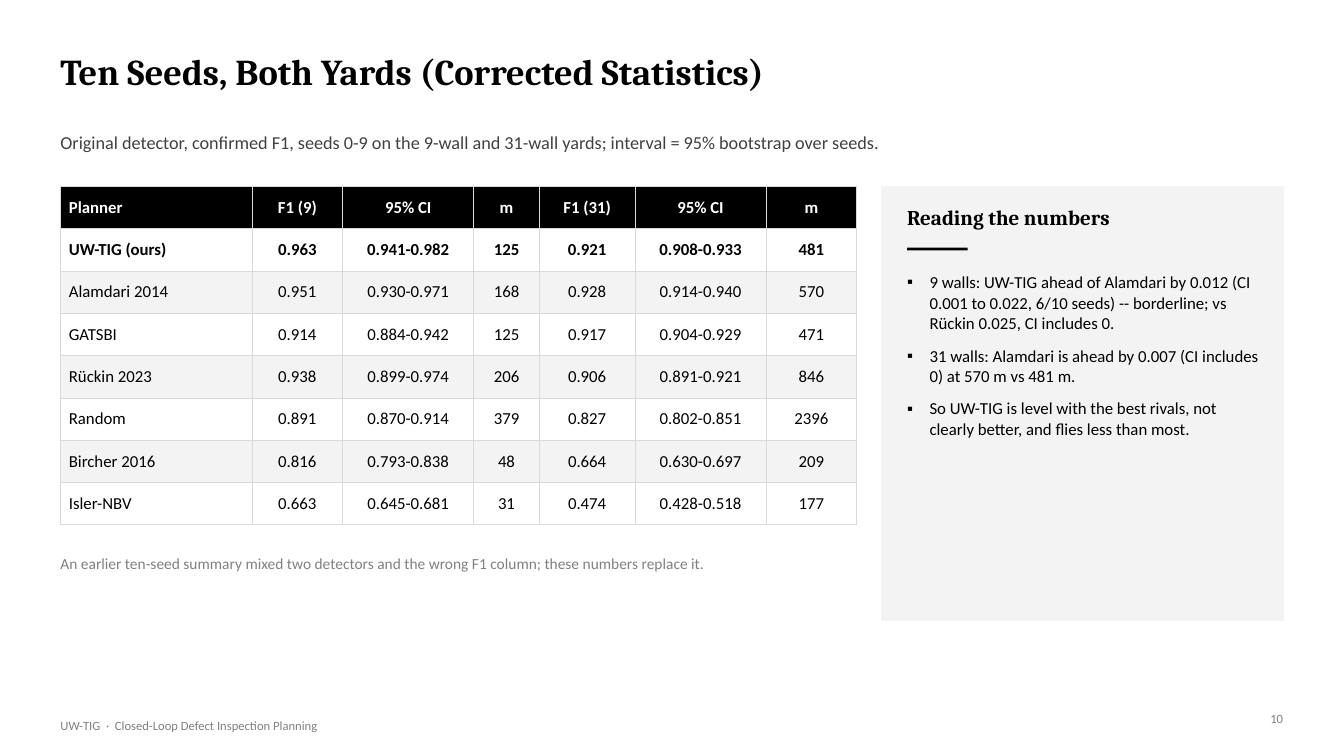
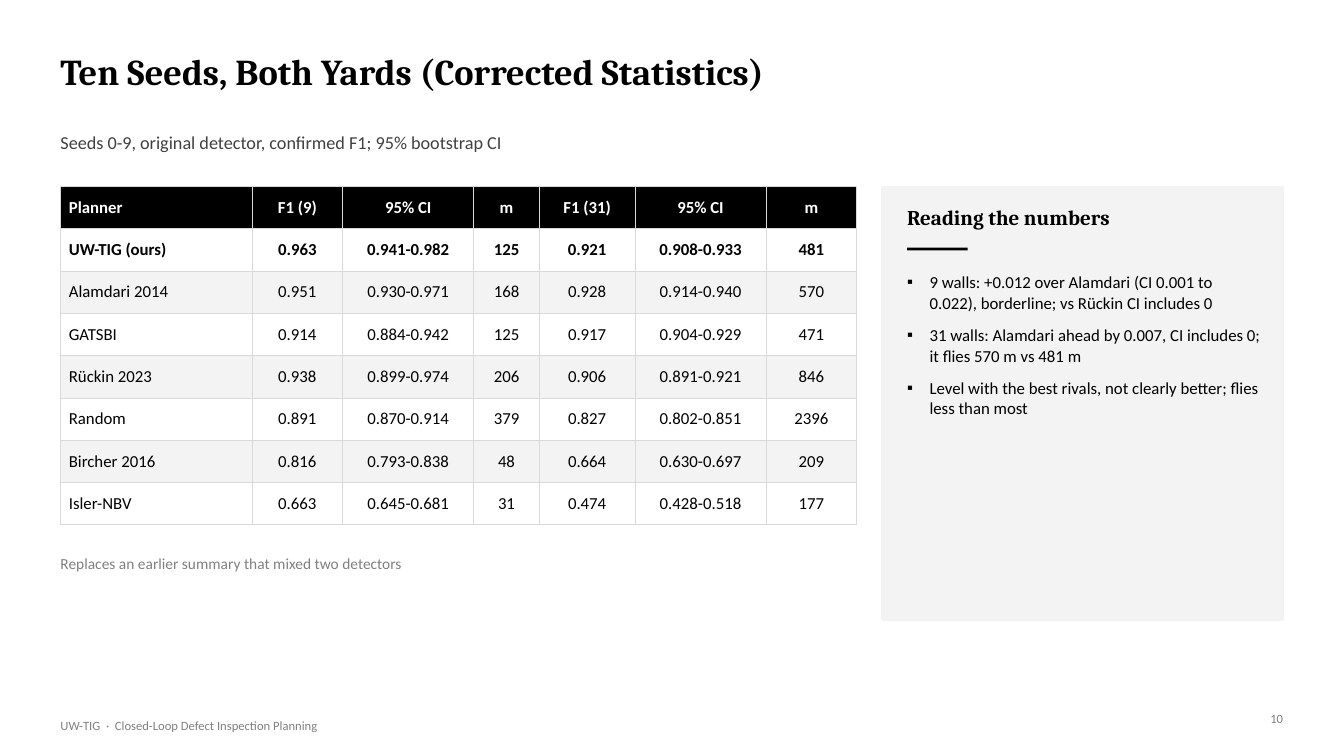
Before and after one commit to DrNeel11/project_work_1, a slide deck: slide 10 of drone-sim-today/UW-TIG_Review_Deck.pptx. Drawn at 1344x756 pixels with LibreOffice and Linux fonts; fonts in the diff are those of the drawing. Boxes give left, top, right and bottom in pixels: in the first picture for what was removed or moved away, otherwise in the second. Text is boxed around its words. In the diff, an @@ line names an element or a change of style, - is before the commit and + after.

```diff
--- a/drone-sim-today/UW-TIG_Review_Deck.pptx
+++ b/drone-sim-today/UW-TIG_Review_Deck.pptx
@@ text at (60, 136, 501, 152): text changed @@
-Original detector, confirmed F1, seeds 0-9 on the 9-wall and 31-wall yards; interval = 95% bootstrap over seeds.
+Seeds 0-9, original detector, confirmed F1; 95% bootstrap CI
@@ text at (930, 276, 1260, 414): text changed @@
-▪ 9 walls: UW-TIG ahead of Alamdari by 0.012 (CI 0.001 to 0.022, 6/10 seeds) -- borderline; vs Rückin 0.025, CI includes 0.
-▪ 31 walls: Alamdari is ahead by 0.007 (CI includes 0) at 570 m vs 481 m.
-▪ So UW-TIG is level with the best rivals, not clearly better, and flies less than most.
+▪ 9 walls: +0.012 over Alamdari (CI 0.001 to 0.022), borderline; vs Rückin CI includes 0
+▪ 31 walls: Alamdari ahead by 0.007, CI includes 0; it flies 570 m vs 481 m
+▪ Level with the best rivals, not clearly better; flies less than most
@@ text at (60, 558, 401, 572): text changed @@
-An earlier ten-seed summary mixed two detectors and the wrong F1 column; these numbers replace it.
+Replaces an earlier summary that mixed two detectors
```
Also in this commit, not shown: 11 other slides changed, 1 other file.
